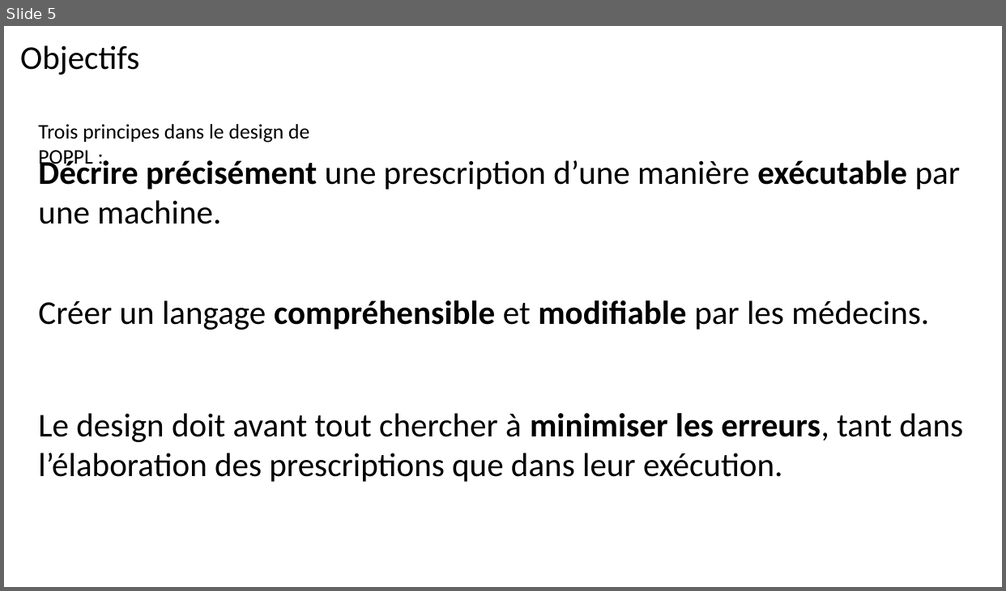
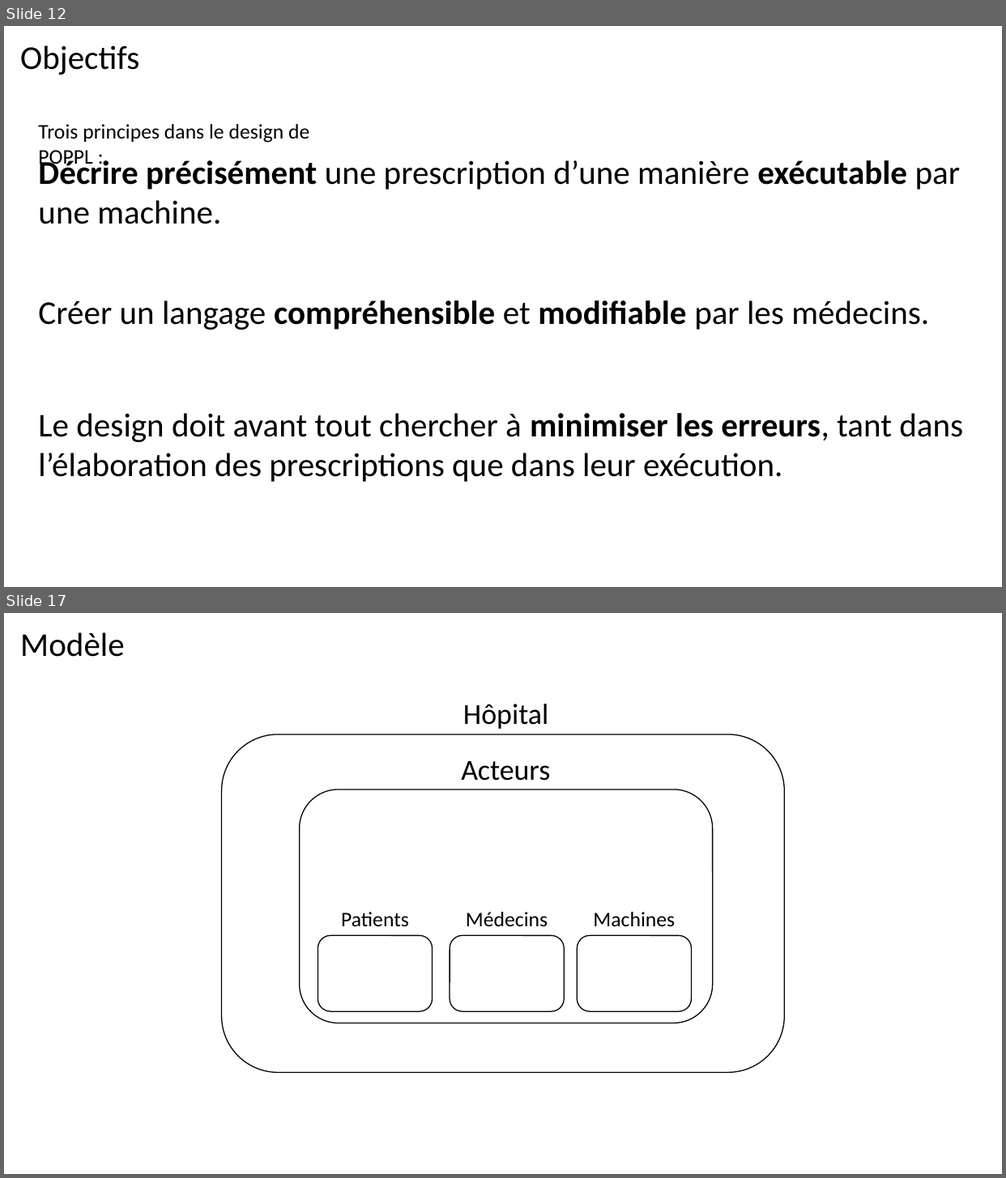
Before and after one commit to nicoszpako/POPPL, a slide deck: POP-PL.pptm. Shown one above the other, each under a label of ours: slide 5 before the commit, slides 12 and 17 after it; the slides between them are not shown. The pictures are 1006x591 and 1006x1178 pixels, drawn with LibreOffice and Linux fonts; fonts in the diff are those of the drawing. Boxes give left, top, right and bottom in pixels: in the first picture for what was removed or moved away, otherwise in the second. Text is boxed around its words. In the diff, an @@ line names an element or a change of style, - is before the commit and + after.

```diff
--- a/POP-PL.pptm
+++ b/POP-PL.pptm
@@ slide 17 added at bbox=[4, 613, 1002, 1174], background #FFFFFF @@
@@ text added at bbox=[20, 632, 125, 657], 32 pt, text #000000 @@
+Modèle
@@ text added at bbox=[463, 704, 548, 729], 28 pt, text #000000 @@
+Hôpital
@@ rounded rectangle added at bbox=[222, 735, 785, 1072], outline #000000 1 pt @@
@@ text added at bbox=[461, 761, 550, 781], 28 pt, text #000000 @@
+Acteurs
@@ rounded rectangle added at bbox=[300, 790, 713, 1023], outline #000000 1 pt @@
@@ text added at bbox=[341, 912, 409, 927], 20 pt, text #000000 @@
+Patients
@@ text added at bbox=[466, 912, 548, 926], 20 pt, text #000000 @@
+Médecins
@@ text added at bbox=[593, 912, 675, 926], 20 pt, text #000000 @@
+Machines
@@ rounded rectangle added at bbox=[317, 935, 432, 1012], outline #000000 1 pt @@
@@ rounded rectangle added at bbox=[450, 935, 564, 1012], outline #000000 1 pt @@
@@ rounded rectangle added at bbox=[577, 935, 692, 1012], outline #000000 1 pt @@
@@ what was slide 5 is now slide 12 @@
```
Also in this commit, not shown: 3 slides changed, 36 other slides added, 34 other files.
